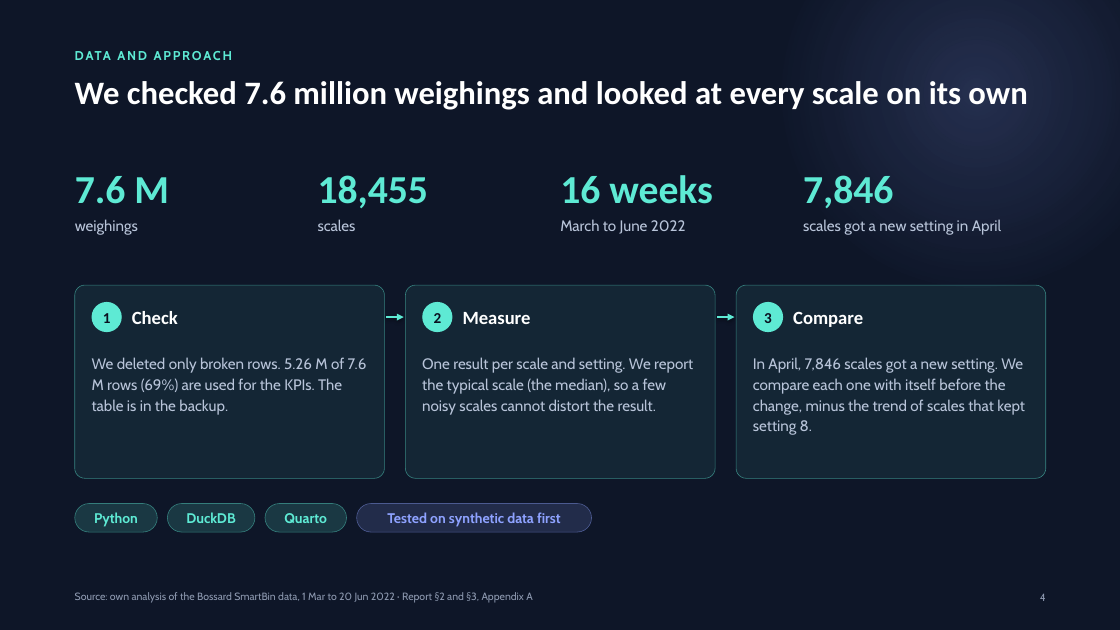
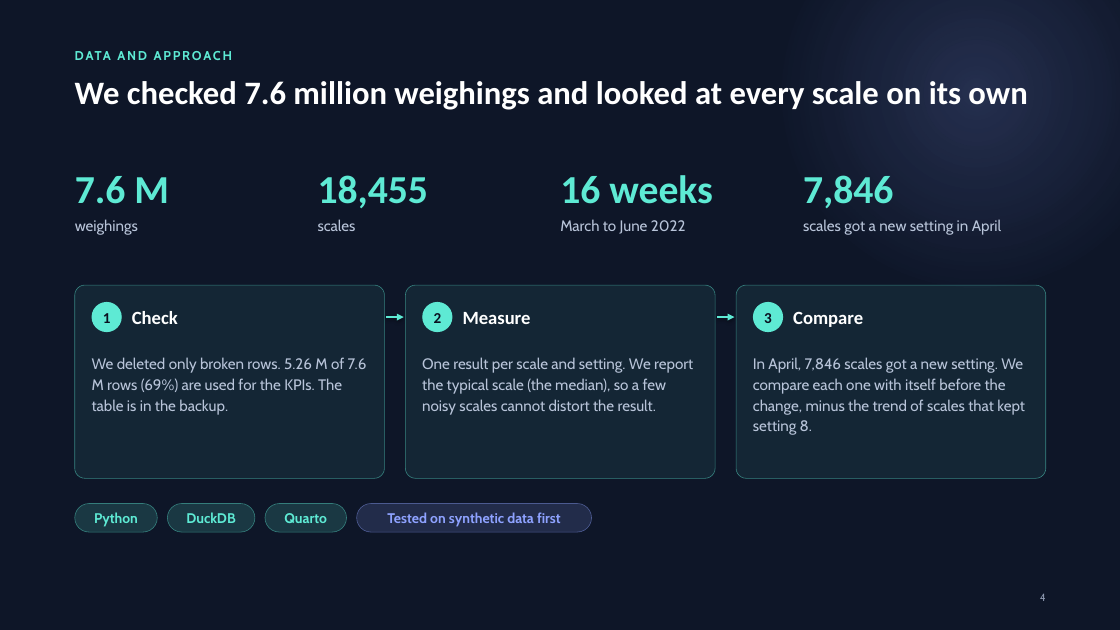
Before and after one commit to erenalpckroglu/smartbin-sensor-optimization, a slide deck: slide 4 of presentation/SmartBin – presentation.pptx. Drawn at 1120x630 pixels with LibreOffice and Linux fonts; fonts in the diff are those of the drawing. Boxes give left, top, right and bottom in pixels: in the first picture for what was removed or moved away, otherwise in the second. Text is boxed around its words. In the diff, an @@ line names an element or a change of style, - is before the commit and + after.

```diff
--- a/presentation/SmartBin – presentation.pptx
+++ b/presentation/SmartBin – presentation.pptx
@@ text removed at [75,592,532,603] @@
-Source: own analysis of the Bossard SmartBin data, 1 Mar to 20 Jun 2022 · Report §2 and §3, Appendix A
```
Also in this commit, not shown: 19 other slides changed, 1 other file.
